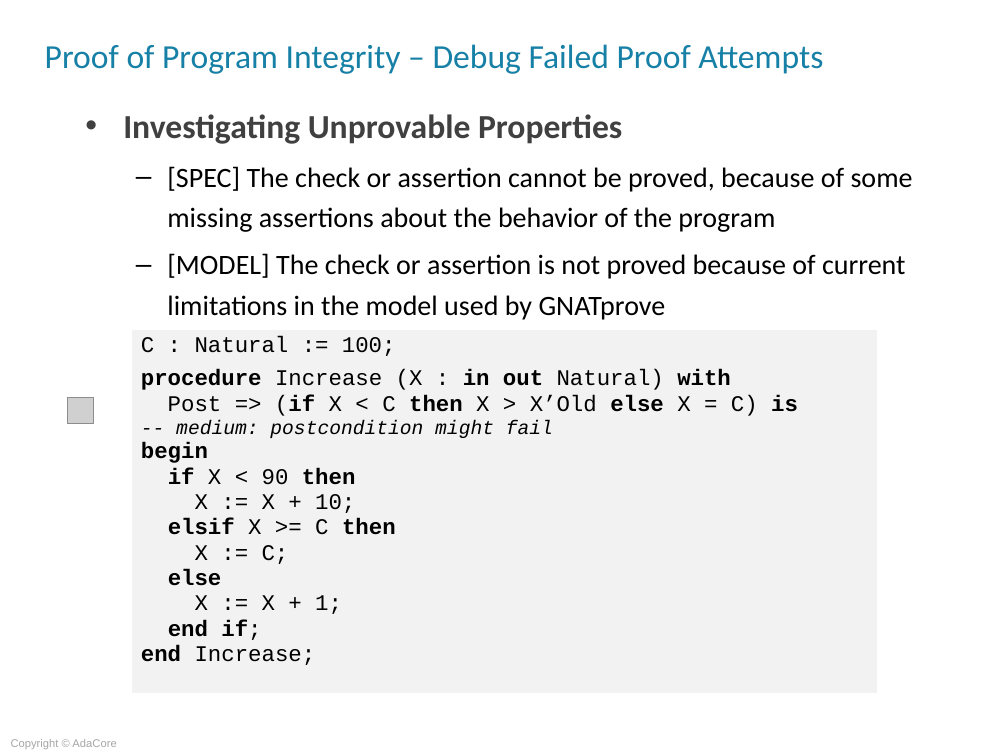
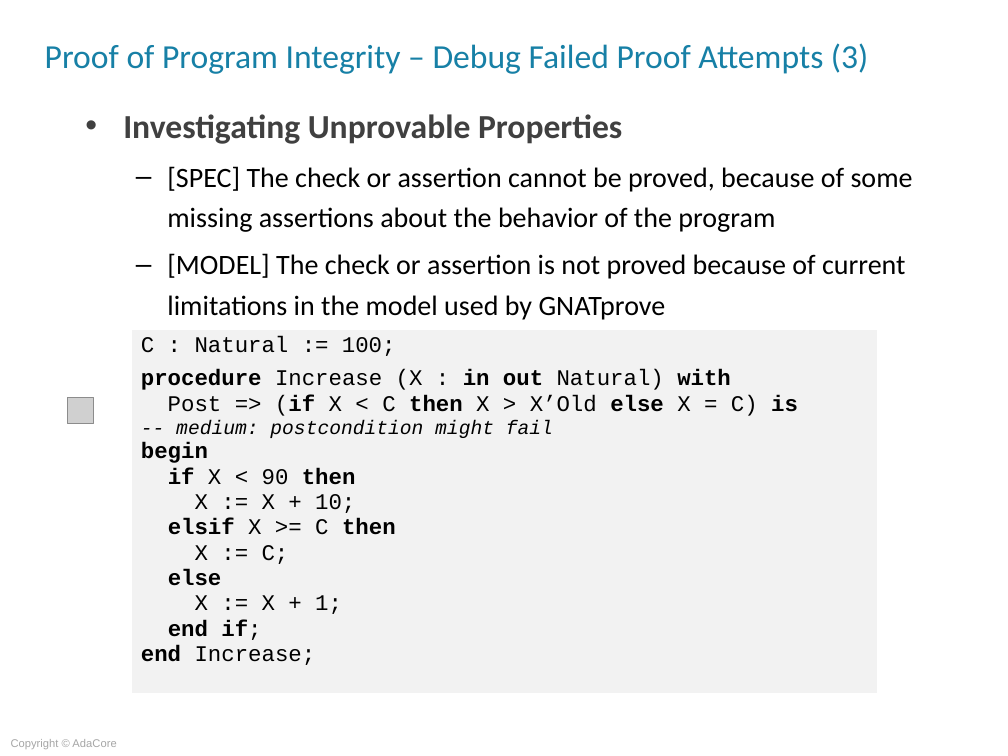
Before and after one commit to AdaCoreU/Courses, a slide deck: slide 14 of lectures/06_SPARK_2014/03_Proof_Of_Program_Integrity/Slides/03_Proof_Of_Program_Integrity.ppt. Drawn at 1008x756 pixels with LibreOffice and Linux fonts; fonts in the diff are those of the drawing; grey boxes stand for pictures; background and template pictures are left out. Boxes give left, top, right and bottom in pixels: in the first picture for what was removed or moved away, otherwise in the second. Text is boxed around its words. In the diff, an @@ line names an element or a change of style, - is before the commit and + after.

```diff
--- a/lectures/06_SPARK_2014/03_Proof_Of_Program_Integrity/Slides/03_Proof_Of_Program_Integrity.ppt
+++ b/lectures/06_SPARK_2014/03_Proof_Of_Program_Integrity/Slides/03_Proof_Of_Program_Integrity.ppt
@@ title at (x1=45, y1=43, x2=868, y2=74): text changed @@
-Proof of Program Integrity – Debug Failed Proof Attempts
+Proof of Program Integrity – Debug Failed Proof Attempts (3)
```
Also in this commit, not shown: 9 other slides changed, 3 other files.
